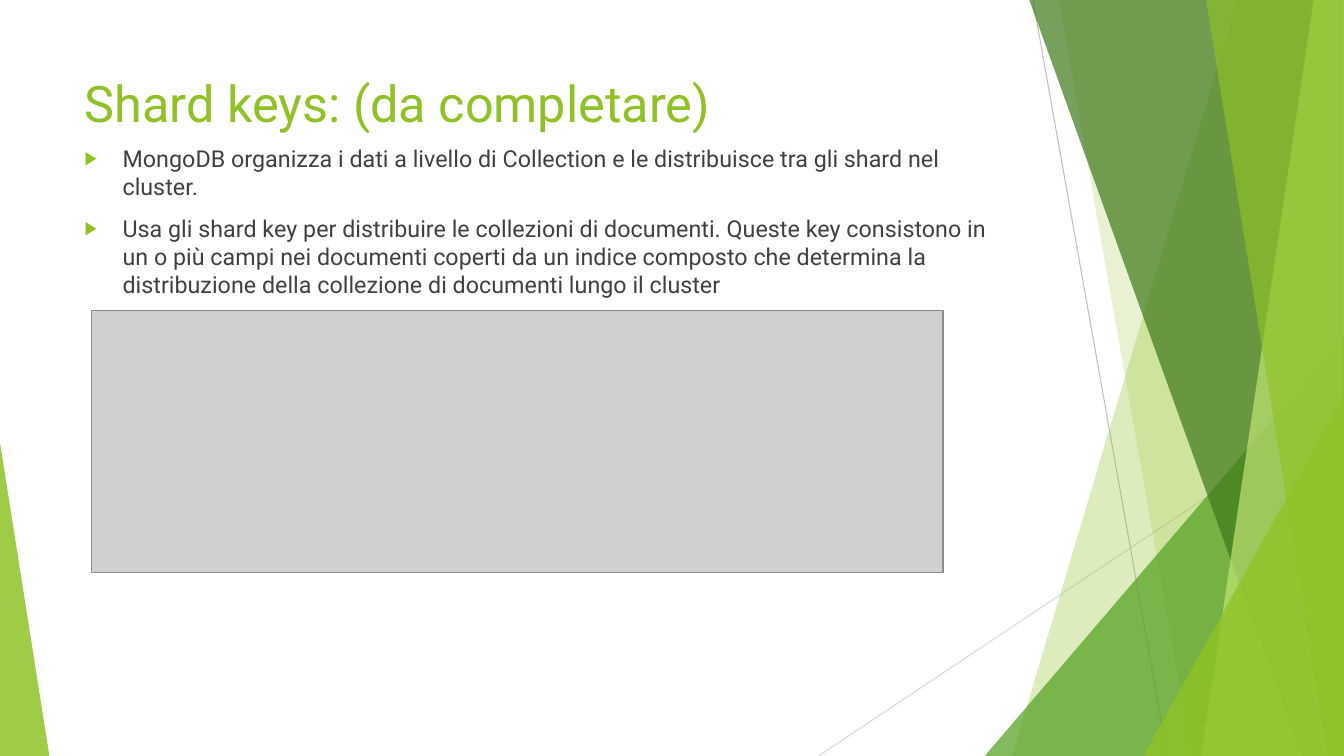
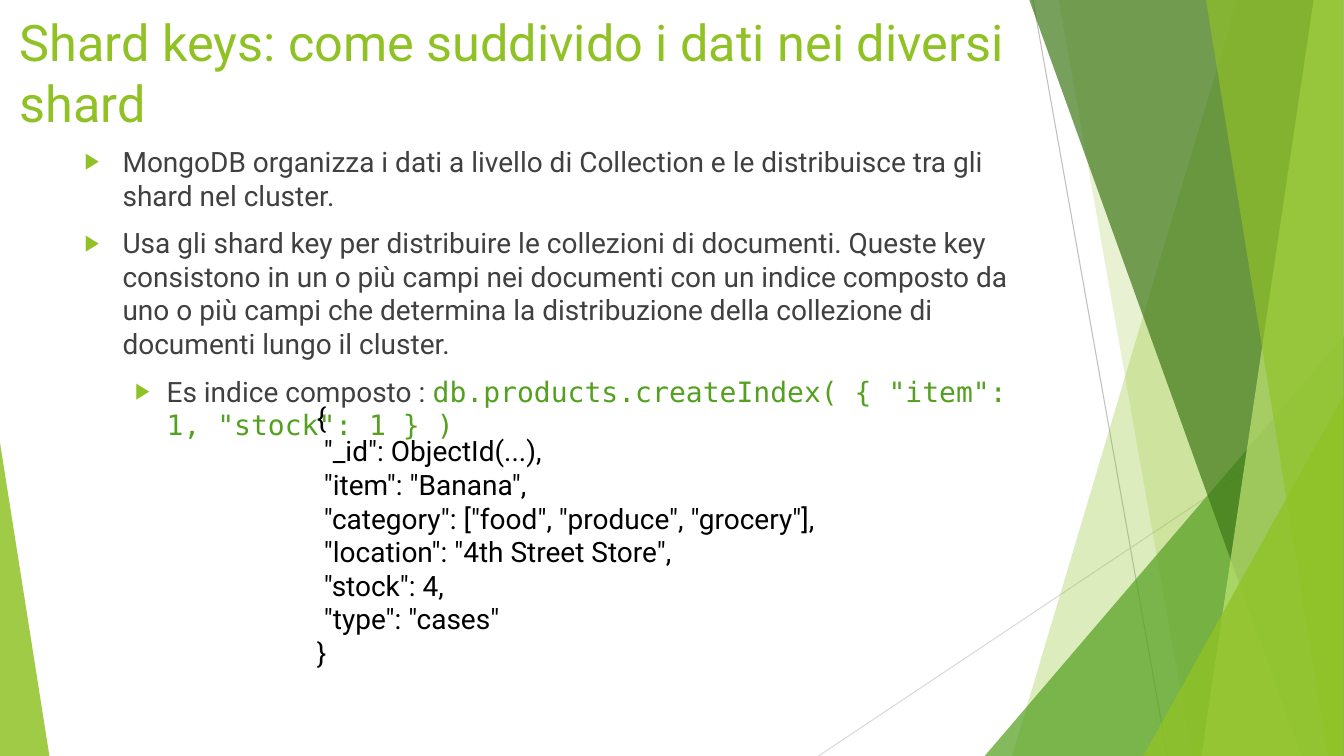
Before and after one commit to Buzzolan/VeronaCardMongoDB, a slide deck: slide 23 of Presentazione_progetto.pptx. Drawn at 1344x756 pixels with LibreOffice and Linux fonts; fonts in the diff are those of the drawing; grey boxes stand for pictures. Boxes give left, top, right and bottom in pixels: in the first picture for what was removed or moved away, otherwise in the second. Text is boxed around its words. In the diff, an @@ line names an element or a change of style, - is before the commit and + after.

```diff
--- a/Presentazione_progetto.pptx
+++ b/Presentazione_progetto.pptx
@@ title at bbox=[20, 23, 1004, 123]: text changed @@
-Shard keys: (da completare)
+Shard keys: come suddivido i dati nei diversi shard
@@ text at bbox=[123, 151, 982, 207]: size 16.6 to 20 pt in "MongoDB organizza i dati a livello di ..." @@
@@ text at bbox=[123, 232, 1007, 409]: text changed; size 16.6 to 20 pt @@
-▶ Usa gli shard key per distribuire le collezioni di documenti. Queste key consistono in un o più campi nei documenti coperti da un indice composto che determina la distribuzione della collezione di documenti lungo il cluster
+▶ Usa gli shard key per distribuire le collezioni di documenti. Queste key consistono in un o più campi nei documenti con un indice composto da uno o più campi che determina la distribuzione della collezione di documenti lungo il cluster.
+  ▶ Es indice composto : db.products.createIndex( { "item": 1, "stock": 1 } )
@@ picture removed at bbox=[92, 311, 944, 573] @@
@@ text added at bbox=[324, 435, 815, 635], 20 pt, text #000000 @@
+{
+"_id": ObjectId(...),
+"item": "Banana",
+"category": ["food", "produce", "grocery"],
+"location": "4th Street Store",
+"stock": 4,
+"type": "cases"
+}
```
Also in this commit, not shown: 3 slides added, 5 other files.
